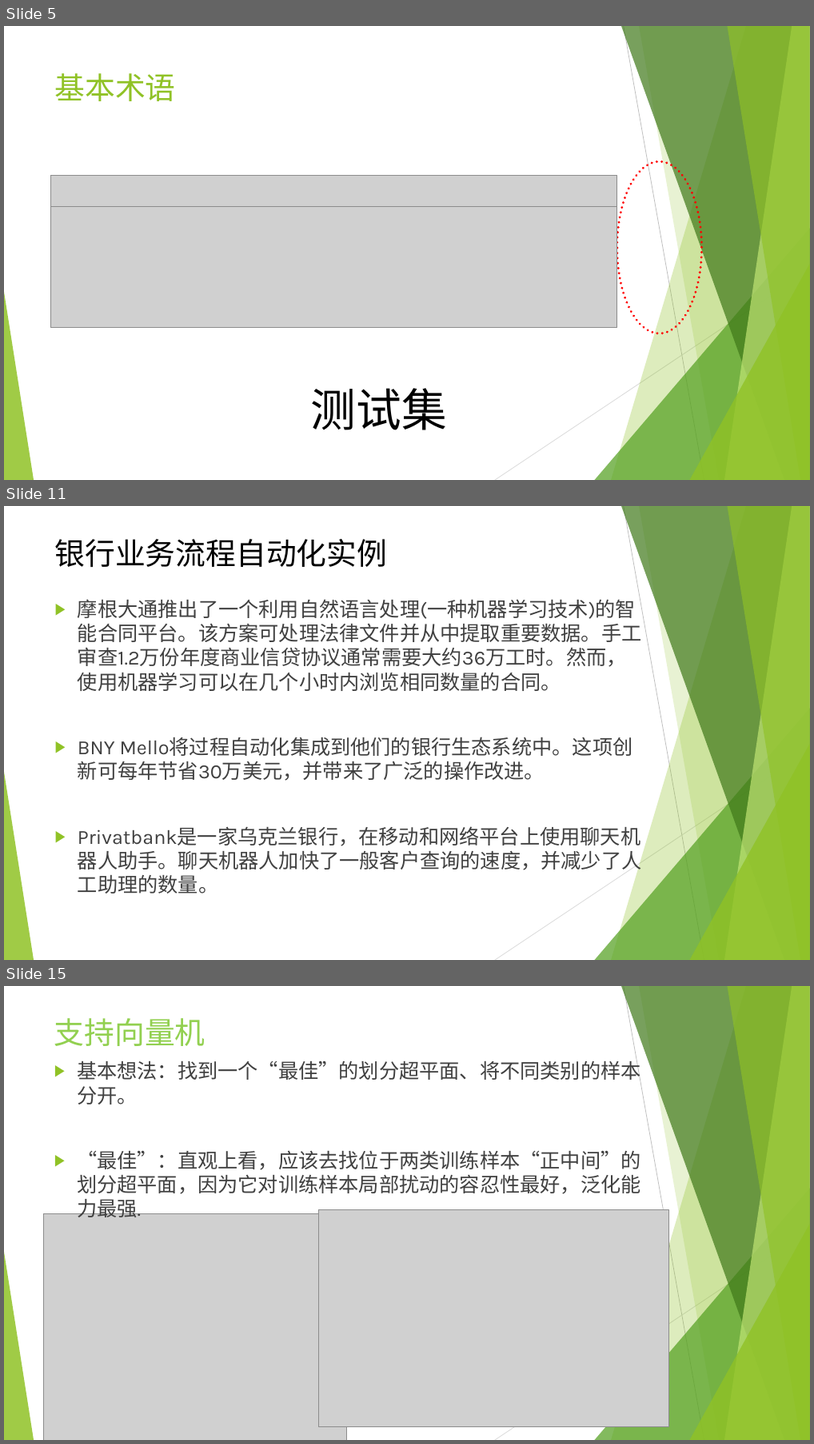
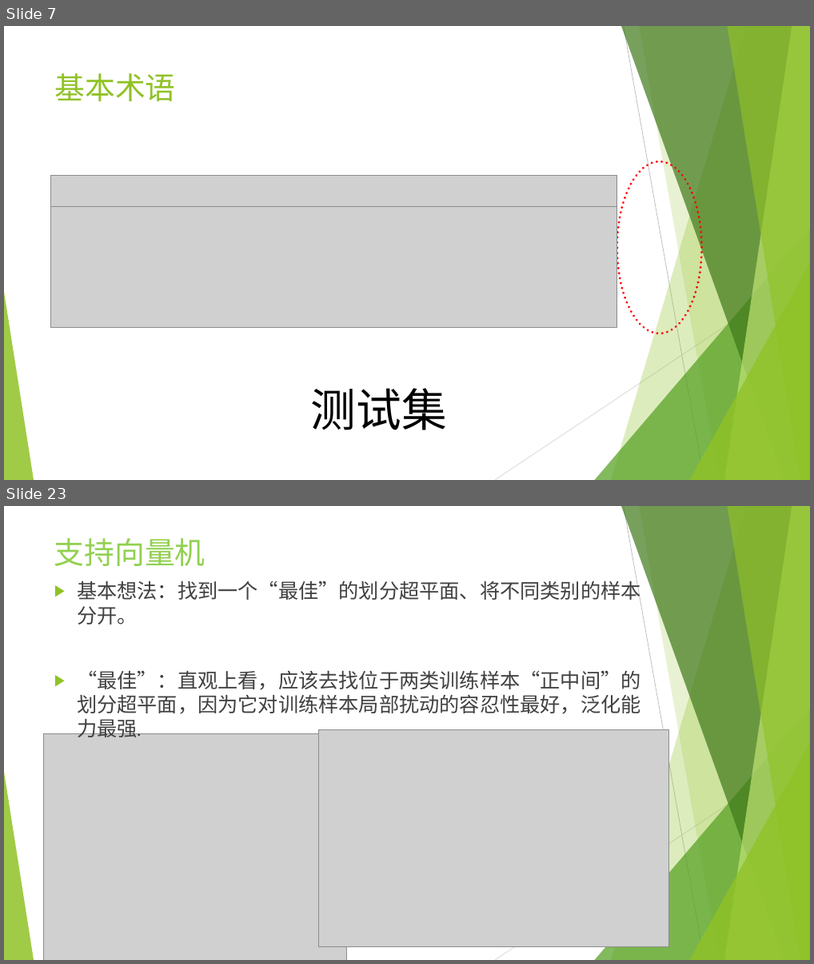
Before and after one commit to icsnju/I2EC, a slide deck: Finance/机器学习在金融行业的应用.pptx. Shown one above the other, each under a label of ours: slides 5, 11 and 15 before the commit, slides 7 and 23 after it; the slides between them are not shown. The pictures are 814x1444 and 814x964 pixels, drawn with LibreOffice and Linux fonts; fonts in the diff are those of the drawing; grey boxes stand for pictures. Boxes give left, top, right and bottom in pixels: in the first picture for what was removed or moved away, otherwise in the second. Text is boxed around its words. In the diff, an @@ line names an element or a change of style, - is before the commit and + after.

```diff
--- a/Finance/机器学习在金融行业的应用.pptx
+++ b/Finance/机器学习在金融行业的应用.pptx
@@ slide 11 removed at (4, 506, 810, 960), background #FFFFFF; not listed: 10 template elements that a slide beside it also shows @@
@@ title removed at (55, 539, 388, 567) @@
-银行业务流程自动化实例
@@ text removed at (78, 599, 642, 893) @@
-▶ 摩根大通推出了一个利用自然语言处理(一种机器学习技术)的智能合同平台。该方案可处理法律文件并从中提取重要数据。手工审查1.2万份年度商业信贷协议通常需要大约36万工时。然而，使用机器学习可以在几个小时内浏览相同数量的合同。
-▶ BNY Mello将过程自动化集成到他们的银行生态系统中。这项创新可每年节省30万美元，并带来了广泛的操作改进。
-▶ Privatbank是一家乌克兰银行，在移动和网络平台上使用聊天机器人助手。聊天机器人加快了一般客户查询的速度，并减少了人工助理的数量。
@@ what was slide 5 is now slide 7 @@
@@ what was slide 15 is now slide 23 @@
```
Also in this commit, not shown: 3 slides changed, 15 slides added, 8 other slides removed.
